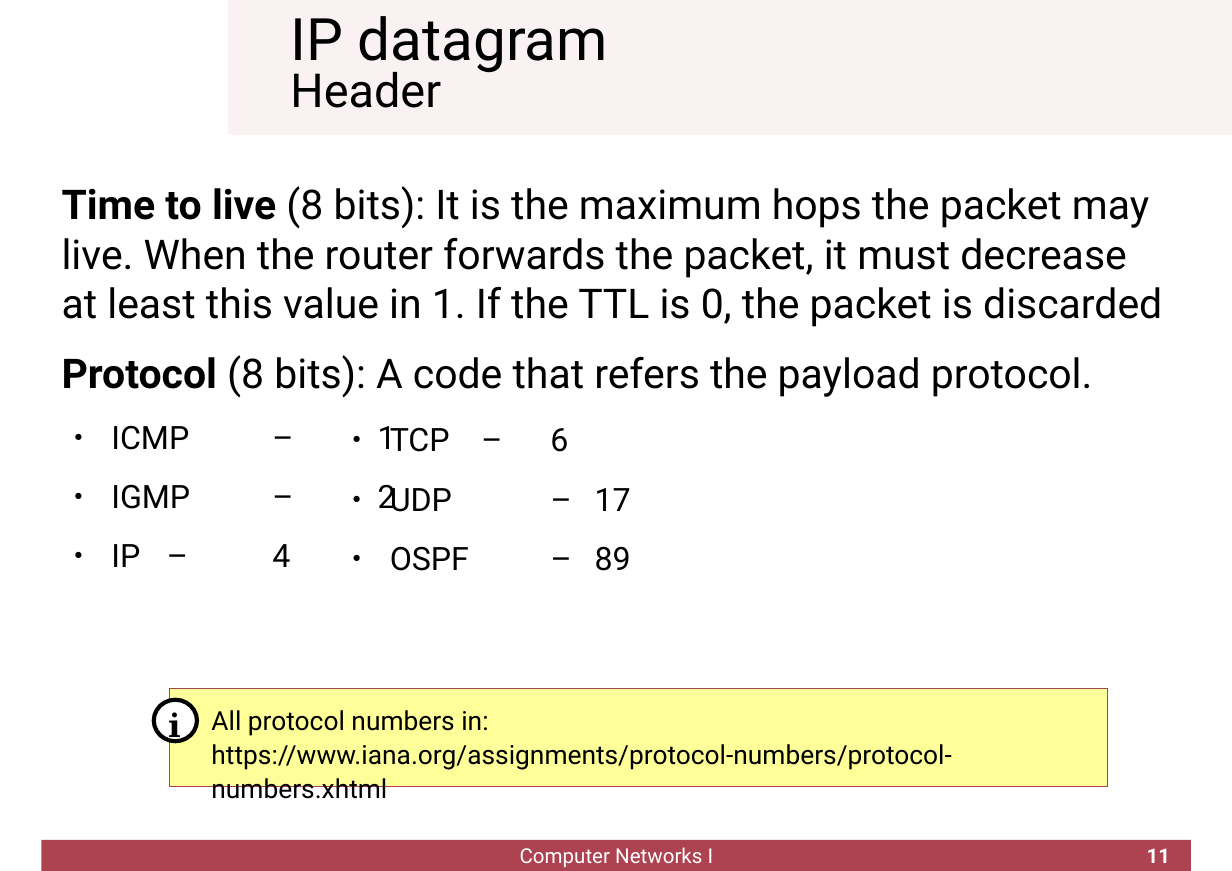
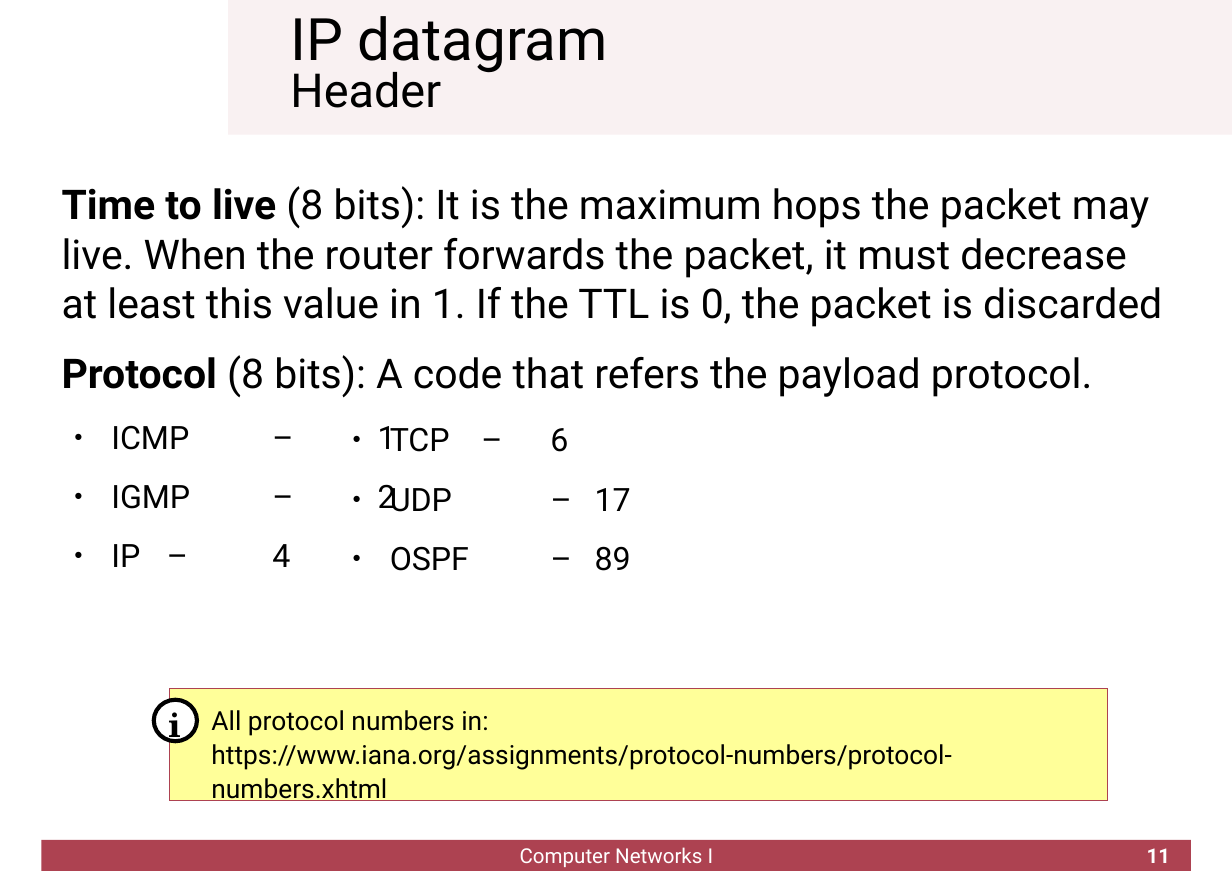
Before and after one commit to cletomartin/redes1, a slide deck: slide 11 of slides/network.odp. Drawn at 1232x871 pixels with LibreOffice and Linux fonts; fonts in the diff are those of the drawing; background and template pictures are left out. Boxes give left, top, right and bottom in pixels: in the first picture for what was removed or moved away, otherwise in the second. Text is boxed around its words. In the diff, an @@ line names an element or a change of style, - is before the commit and + after.

```diff
--- a/slides/network.odp
+++ b/slides/network.odp
@@ rectangle "All protocol numbers in:": place and size @@
-rectangle "All protocol numbers in:" at [170,689,1107,787]
+rectangle "All protocol numbers in:" at [170,689,1107,801]
```
Also in this commit, not shown: 20 other slides changed, 1 other file.
